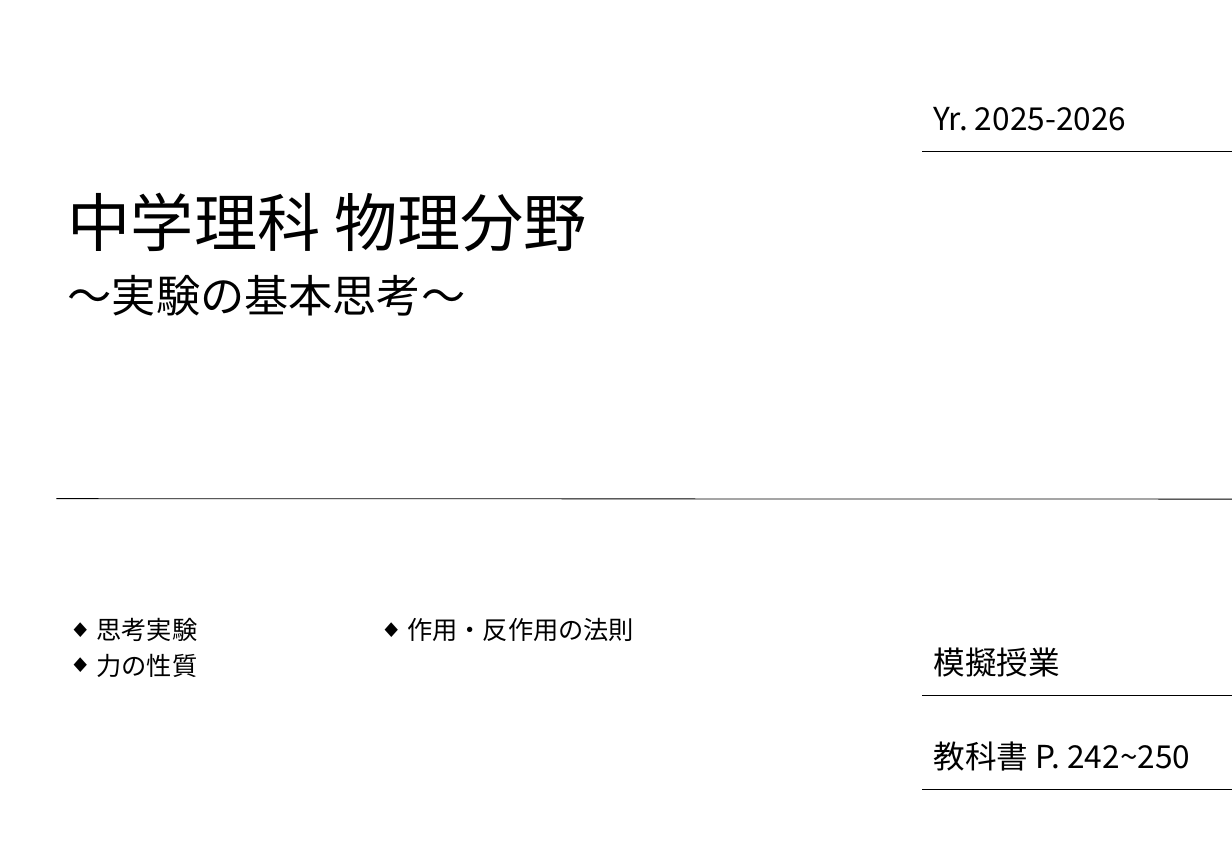
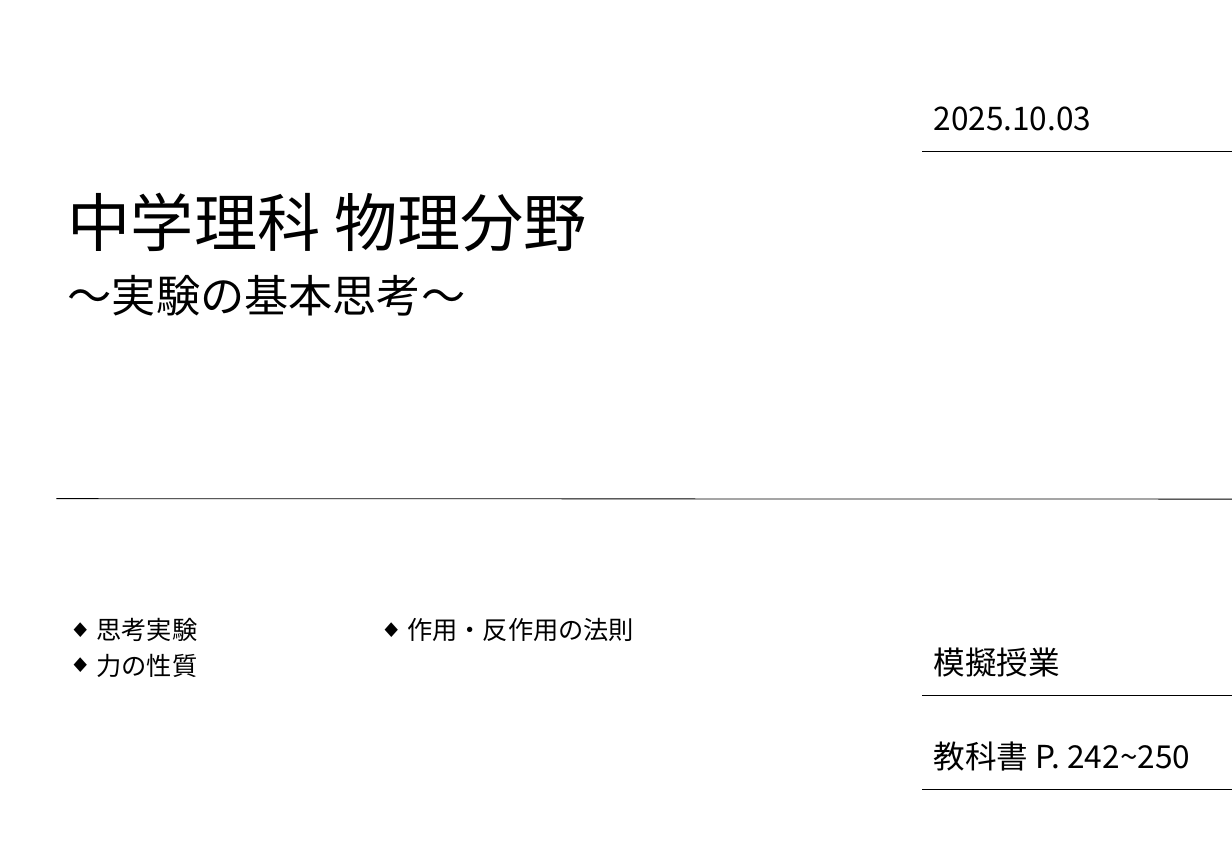
Before and after one commit to Y-teraya/Y-teraya.github.io, a slide deck: slide 1 of EM03/EM03_slide.pptx. Drawn at 1232x853 pixels with LibreOffice and Linux fonts; fonts in the diff are those of the drawing; background and template pictures are left out. Boxes give left, top, right and bottom in pixels: in the first picture for what was removed or moved away, otherwise in the second. Text is boxed around its words. In the diff, an @@ line names an element or a change of style, - is before the commit and + after.

```diff
--- a/EM03/EM03_slide.pptx
+++ b/EM03/EM03_slide.pptx
@@ text at (x1=933, y1=106, x2=1091, y2=131): text changed @@
-Yr. 2025-2026
+2025.10.03
```
Also in this commit, not shown: 3 other slides changed, 1 slide added, 1 slide removed, 3 other files.
